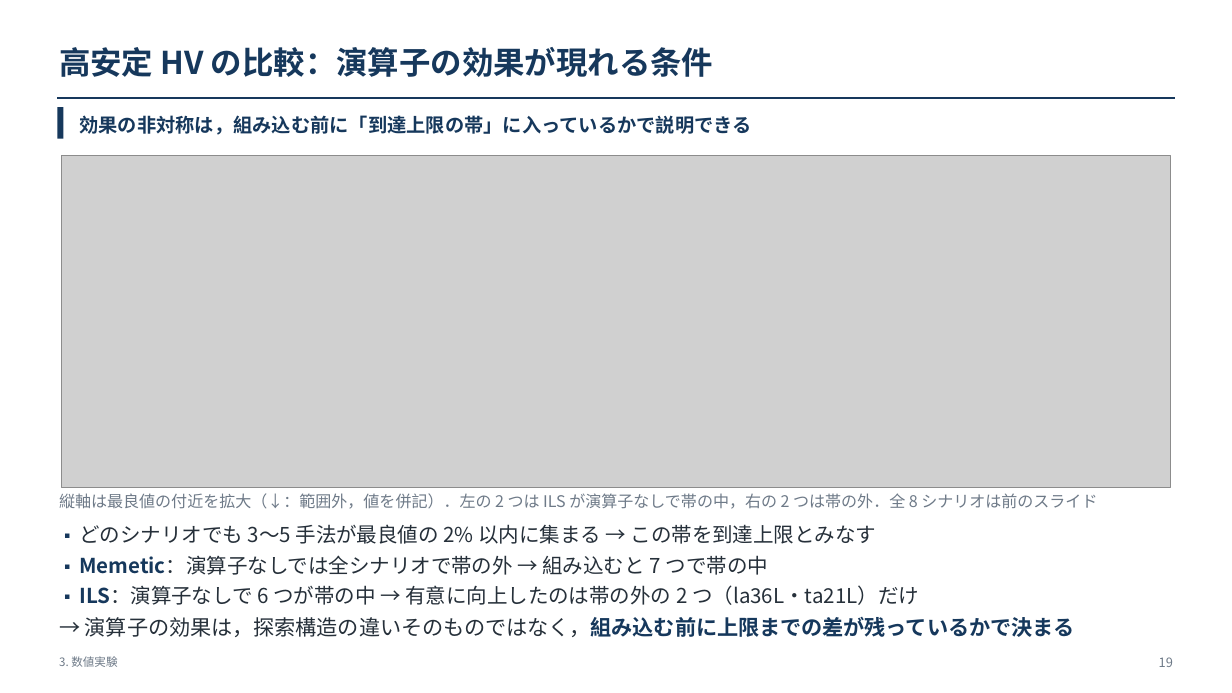
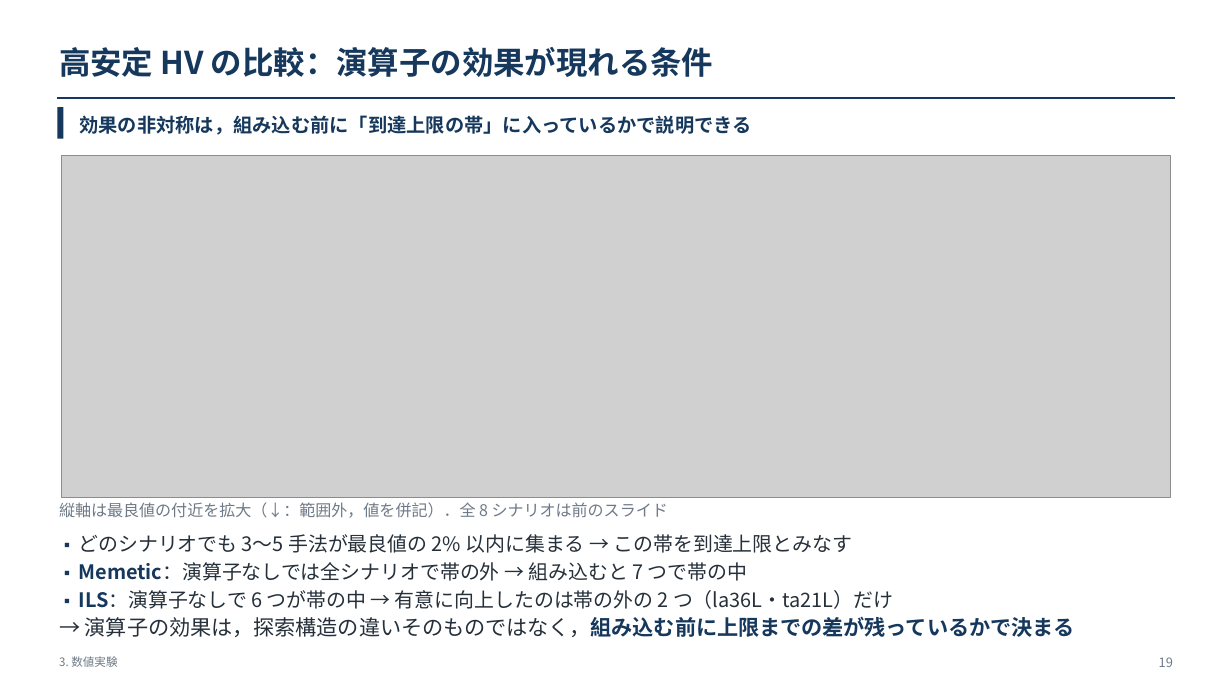
Before and after one commit to kitotakumi/stability_scheduling, a slide deck: slide 19 of doc/presentation_materials/JIMA2026fall_発表.pptx. Drawn at 1232x693 pixels with LibreOffice and Linux fonts; fonts in the diff are those of the drawing; grey boxes stand for pictures. Boxes give left, top, right and bottom in pixels: in the first picture for what was removed or moved away, otherwise in the second. Text is boxed around its words. In the diff, an @@ line names an element or a change of style, - is before the commit and + after.

```diff
--- a/doc/presentation_materials/JIMA2026fall_発表.pptx
+++ b/doc/presentation_materials/JIMA2026fall_発表.pptx
@@ picture: place and size @@
-picture at box(62, 155, 1171, 488)
+picture at box(62, 155, 1171, 497)
@@ text at box(59, 502, 668, 518): text changed @@
-縦軸は最良値の付近を拡大（↓：範囲外，値を併記）．左の 2 つは ILS が演算子なしで帯の中，右の 2 つは帯の外．全 8 シナリオは前のスライド
+縦軸は最良値の付近を拡大（↓：範囲外，値を併記）．全 8 シナリオは前のスライド
@@ text "▪ どのシナリオでも 3〜5 手法が最良値の 2% ...": place and size @@
-text "▪ どのシナリオでも 3〜5 手法が最良値の 2% ..." at box(79, 524, 919, 605)
+text "▪ どのシナリオでも 3〜5 手法が最良値の 2% ..." at box(79, 534, 893, 609)
@@ text "▪ どのシナリオでも 3〜5 手法が最良値の 2% ..." at box(79, 534, 893, 609): size 12.8 to 12.4 pt in "▪", "▪", "▪"; size 16 to 15.5 pt; less space between paragraphs @@
```
Also in this commit, not shown: 4 other files.
